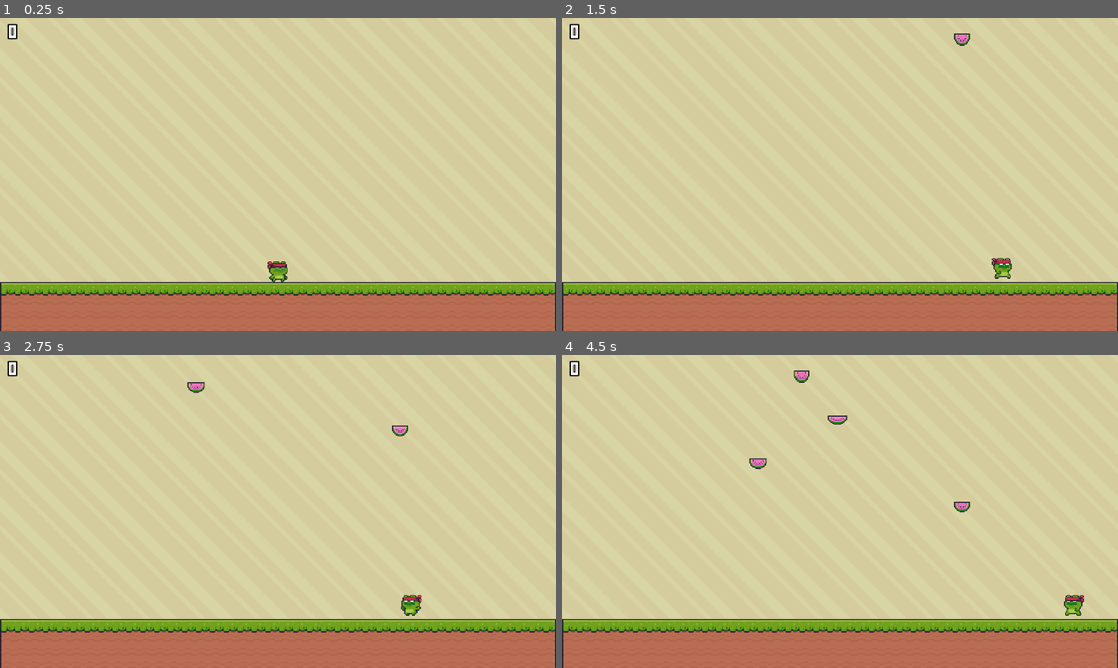
Above: before the commit, frames 1-4 (two rows, left to right).
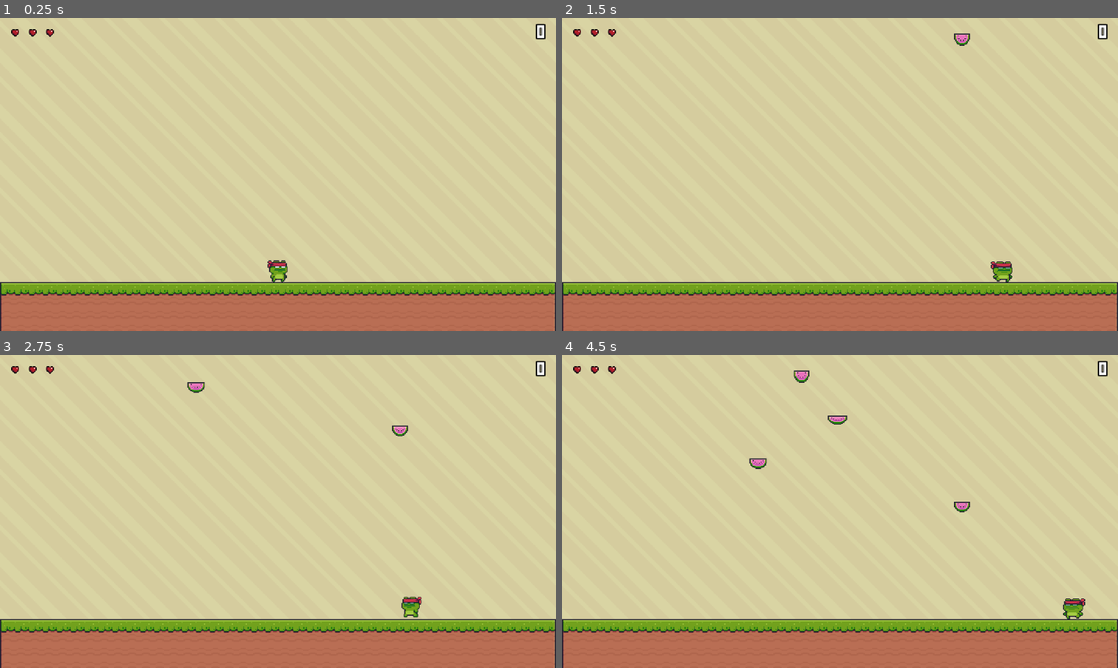
Above: after the commit, the same moments.

Repository: ExyiN/godot-collect-melons
Game: Godot game, scene res://scenes/game.tscn
Two runs of this game, one before a commit and one after it. Both use one fixed random seed, a clock stepped at 60 frames per second and the inputs below.
Inputs:
- Up to frame 1 (0.25 s): no input
- Up to frame 2 (1.5 s): hold D (move_right) from 0.53 s (still down); tap Space (jump) at 0.77 s
- Up to frame 3 (2.75 s): tap Space (jump) at 1.52 s; release D (move_right) at 2.03 s; hold A (move_left) from 2.03 s (still down)
- Up to frame 4 (4.5 s): release A (move_left) at 2.78 s; hold D (move_right) 2.78-4.28 s; tap Space (jump) at 3.02, 3.77 s; hold A (move_left) from 4.28 s (still down)

The runs differ from the first frame. In frame 1, 0.4% of the frame differs, in the area x 1-99%, y 1-84%; in frame 2, 0.5%, in the area x 1-99%, y 1-85%; in frame 3, 0.4%; in frame 4, 0.5%.

Commit message:
Added player health

Diff:
--- a/scenes/game.tscn
+++ b/scenes/game.tscn
@@ -237,4 +237,5 @@
 
 [node name="HUD" parent="." instance=ExtResource("6_p57ef")]
 
+[connection signal="no_health" from="Player" to="." method="_on_player_no_health"]
 [connection signal="timeout" from="SpawnTimer" to="." method="_on_spawn_timer_timeout"]
--- /dev/null
+++ b/scenes/health_component.tscn
@@ -0,0 +1,22 @@
+[gd_scene load_steps=2 format=3 uid="uid://xad1c03idwgi"]
+
+[sub_resource type="GDScript" id="GDScript_qen68"]
+script/source = "extends Node2D
+
+signal zero_health()
+
+@export var MAX_HEALTH: int = 3
+
+var health: int
+
+func _ready() -> void:
+	health = MAX_HEALTH
+
+func take_damage() -> void:
+	health -= 1
+	if health <= 0:
+		zero_health.emit()
+"
+
+[node name="HealthComponent" type="Node2D"]
+script = SubResource("GDScript_qen68")
--- /dev/null
+++ b/scenes/health_container.tscn
@@ -0,0 +1,8 @@
+[gd_scene load_steps=3 format=3 uid="uid://dab2g13e0ltwp"]
+
+[ext_resource type="Script" uid="uid://rvje05rqi513" path="res://scripts/health_container.gd" id="1_o1ign"]
+[ext_resource type="PackedScene" uid="uid://c40mycw6dcyto" path="res://scenes/heart.tscn" id="2_qqaku"]
+
+[node name="HealthContainer" type="HBoxContainer"]
+script = ExtResource("1_o1ign")
+heart_scene = ExtResource("2_qqaku")
--- /dev/null
+++ b/scenes/heart.tscn
@@ -0,0 +1,9 @@
+[gd_scene load_steps=2 format=3 uid="uid://c40mycw6dcyto"]
+
+[ext_resource type="Texture2D" uid="uid://c3vu3ttre71uy" path="res://assets/heart.png" id="1_v30as"]
+
+[node name="Heart" type="TextureRect"]
+offset_right = 16.0
+offset_bottom = 16.0
+texture = ExtResource("1_v30as")
+stretch_mode = 2
--- a/scenes/hud.tscn
+++ b/scenes/hud.tscn
@@ -1,15 +1,27 @@
-[gd_scene load_steps=2 format=3 uid="uid://dtpvdfygtgegh"]
+[gd_scene load_steps=3 format=3 uid="uid://dtpvdfygtgegh"]
 
 [ext_resource type="FontFile" uid="uid://c6jfx8dke3cku" path="res://assets/fonts/Micro5-Regular.ttf" id="1_ahhtf"]
+[ext_resource type="PackedScene" uid="uid://dab2g13e0ltwp" path="res://scenes/health_container.tscn" id="2_oo0fn"]
 
 [node name="HUD" type="CanvasLayer"]
 
 [node name="Score" type="Label" parent="."]
-offset_left = 10.0
-offset_right = 50.0
-offset_bottom = 25.0
+anchors_preset = 1
+anchor_left = 1.0
+anchor_right = 1.0
+offset_left = -50.0
+offset_right = -10.0
+offset_bottom = 33.0
+grow_horizontal = 0
 theme_override_colors/font_outline_color = Color(0, 0, 0, 1)
 theme_override_constants/outline_size = 4
 theme_override_fonts/font = ExtResource("1_ahhtf")
 theme_override_font_sizes/font_size = 32
 text = "0"
+horizontal_alignment = 2
+
+[node name="HealthContainer" parent="." instance=ExtResource("2_oo0fn")]
+offset_left = 10.0
+offset_top = 10.0
+offset_right = 10.0
+offset_bottom = 10.0
--- a/scenes/melon.tscn
+++ b/scenes/melon.tscn
@@ -181,7 +181,7 @@
 [sub_resource type="RectangleShape2D" id="RectangleShape2D_hrpgp"]
 size = Vector2(18, 12)
 
-[node name="Melon" type="Area2D"]
+[node name="Melon" type="Area2D" groups=["melons"]]
 script = ExtResource("1_1xno5")
 
 [node name="AnimatedSprite2D" type="AnimatedSprite2D" parent="."]
--- a/scenes/player.tscn
+++ b/scenes/player.tscn
@@ -1,8 +1,9 @@
-[gd_scene load_steps=36 format=3 uid="uid://c5llwofr8lxss"]
+[gd_scene load_steps=45 format=3 uid="uid://c5llwofr8lxss"]
 
 [ext_resource type="Texture2D" uid="uid://b0e1ib1uylnaq" path="res://assets/ninja_frog/Fall (32x32).png" id="1_dqkch"]
 [ext_resource type="Texture2D" uid="uid://bc7nep83d2n2i" path="res://assets/ninja_frog/Idle (32x32).png" id="1_g2els"]
 [ext_resource type="Script" uid="uid://dc8cknx3ps61y" path="res://scripts/player.gd" id="1_qlg0r"]
+[ext_resource type="Texture2D" uid="uid://d700bkc3gbm2" path="res://assets/ninja_frog/Desappearing (96x96).png" id="2_d2wvv"]
 [ext_resource type="Texture2D" uid="uid://b3ioru1tgtr28" path="res://assets/ninja_frog/Run (32x32).png" id="2_qhqgy"]
 [ext_resource type="Texture2D" uid="uid://vg1meyvvr6i7" path="res://assets/ninja_frog/Jump (32x32).png" id="3_qlg0r"]
 [ext_resource type="Script" uid="uid://buxmds1xegiw2" path="res://scripts/state_machine.gd" id="6_tuyoq"]
@@ -10,6 +11,35 @@
 [ext_resource type="Script" uid="uid://i88epmaf3kl" path="res://scripts/states/run.gd" id="8_smehm"]
 [ext_resource type="Script" uid="uid://dawymgwpnfql4" path="res://scripts/states/jump.gd" id="9_ur7pv"]
 [ext_resource type="Script" uid="uid://bylwhpuvkmsn7" path="res://scripts/states/fall.gd" id="10_y4r1p"]
+[ext_resource type="Script" uid="uid://dp88xwx47njgt" path="res://scripts/states/dead.gd" id="12_3v2ag"]
+
+[sub_resource type="AtlasTexture" id="AtlasTexture_31cv2"]
+atlas = ExtResource("2_d2wvv")
+region = Rect2(0, 0, 96, 96)
+
+[sub_resource type="AtlasTexture" id="AtlasTexture_pf23h"]
+atlas = ExtResource("2_d2wvv")
+region = Rect2(96, 0, 96, 96)
+
+[sub_resource type="AtlasTexture" id="AtlasTexture_dt7fs"]
+atlas = ExtResource("2_d2wvv")
+region = Rect2(192, 0, 96, 96)
+
+[sub_resource type="AtlasTexture" id="AtlasTexture_wqfne"]
+atlas = ExtResource("2_d2wvv")
+region = Rect2(288, 0, 96, 96)
+
+[sub_resource type="AtlasTexture" id="AtlasTexture_wnwbv"]
+atlas = ExtResource("2_d2wvv")
+region = Rect2(384, 0, 96, 96)
+
+[sub_resource type="AtlasTexture" id="AtlasTexture_gl8cc"]
+atlas = ExtResource("2_d2wvv")
+region = Rect2(480, 0, 96, 96)
+
+[sub_resource type="AtlasTexture" id="AtlasTexture_487ah"]
+atlas = ExtResource("2_d2wvv")
+region = Rect2(576, 0, 96, 96)
 
 [sub_resource type="AtlasTexture" id="AtlasTexture_dqkch"]
 atlas = ExtResource("1_g2els")
@@ -105,6 +135,32 @@
 
 [sub_resource type="SpriteFrames" id="SpriteFrames_31cv2"]
 animations = [{
+"frames": [{
+"duration": 1.0,
+"texture": SubResource("AtlasTexture_31cv2")
+}, {
+"duration": 1.0,
+"texture": SubResource("AtlasTexture_pf23h")
+}, {
+"duration": 1.0,
+"texture": SubResource("AtlasTexture_dt7fs")
+}, {
+"duration": 1.0,
+"texture": SubResource("AtlasTexture_wqfne")
+}, {
+"duration": 1.0,
+"texture": SubResource("AtlasTexture_wnwbv")
+}, {
+"duration": 1.0,
+"texture": SubResource("AtlasTexture_gl8cc")
+}, {
+"duration": 1.0,
+"texture": SubResource("AtlasTexture_487ah")
+}],
+"loop": false,
+"name": &"disappear",
+"speed": 20.0
+}, {
 "frames": [{
 "duration": 1.0,
 "texture": ExtResource("1_dqkch")
@@ -149,7 +205,7 @@
 }],
 "loop": true,
 "name": &"idle",
-"speed": 10.0
+"speed": 20.0
 }, {
 "frames": [{
 "duration": 1.0,
@@ -198,18 +254,20 @@
 }],
 "loop": true,
 "name": &"run",
-"speed": 10.0
+"speed": 20.0
 }]
 
 [sub_resource type="RectangleShape2D" id="RectangleShape2D_dqkch"]
 size = Vector2(23, 26)
 
-[node name="Player" type="CharacterBody2D"]
+[node name="Player" type="CharacterBody2D" node_paths=PackedStringArray("dead_state")]
 script = ExtResource("1_qlg0r")
+dead_state = NodePath("StateMachine/dead")
 
 [node name="AnimatedSprite2D" type="AnimatedSprite2D" parent="."]
 sprite_frames = SubResource("SpriteFrames_31cv2")
 animation = &"run"
+frame_progress = 0.192111
 
 [node name="CollisionShape2D" type="CollisionShape2D" parent="."]
 position = Vector2(-0.5, 3)
@@ -243,3 +301,8 @@
 idle_state = NodePath("../idle")
 run_state = NodePath("../run")
 animation_name = "fall"
+
+[node name="dead" type="Node" parent="StateMachine"]
+script = ExtResource("12_3v2ag")
+animation_name = "disappear"
+metadata/_custom_type_script = "uid://c3pi7sslslnnk"
--- a/scripts/game.gd
+++ b/scripts/game.gd
@@ -4,8 +4,14 @@
 
 @onready var melon_spawn_point: PathFollow2D = $MelonPath/MelonSpawnPoint
 @onready var score_label: Label = $HUD/Score
+@onready var health_container: HBoxContainer = $HUD/HealthContainer
+@onready var player: Player = $Player
+@onready var spawn_timer: Timer = $SpawnTimer
 
 var score: int = 0
+
+func _ready() -> void:
+	health_container.add_hearts(player.current_health)
 
 func _unhandled_input(event: InputEvent) -> void:
 	if event.is_action_pressed("reload_scene"):
@@ -22,3 +28,10 @@
 	if is_player:
 		score += 1
 		score_label.text = str(score)
+	else:
+		player.take_damage()
+		health_container.remove_heart()
+
+func _on_player_no_health() -> void:
+	spawn_timer.stop()
+	get_tree().call_group("melons", "queue_free")
--- /dev/null
+++ b/scripts/health_container.gd
@@ -0,0 +1,13 @@
+extends HBoxContainer
+
+@export var heart_scene: PackedScene
+
+func add_hearts(number: int) -> void:
+	for index: int in range(number):
+		var heart: TextureRect = heart_scene.instantiate()
+		add_child(heart)
+
+func remove_heart() -> void:
+	var child: TextureRect = get_child(0)
+	if child:
+		child.queue_free()
--- a/scripts/player.gd
+++ b/scripts/player.gd
@@ -1,17 +1,30 @@
 class_name Player
 extends CharacterBody2D
+
+signal no_health()
+
+@export var MAX_HEALTH: int = 3
+@export var dead_state: State
 
 @onready var animations: AnimatedSprite2D = $AnimatedSprite2D
 @onready var state_machine: StateMachine = $StateMachine
 
 var speed: float = 200.0
 var last_direction: float = 1.0
+var current_health: int
 
 func _ready() -> void:
 	state_machine.init(self)
+	current_health = MAX_HEALTH
 
 func _unhandled_input(event: InputEvent) -> void:
 	state_machine.process_input(event)
 
 func _physics_process(delta: float) -> void:
 	state_machine.process_physics(delta)
+
+func take_damage() -> void:
+	current_health -= 1
+	if current_health <= 0:
+		no_health.emit()
+		state_machine.change_state(dead_state)
--- /dev/null
+++ b/scripts/states/dead.gd
@@ -0,0 +1,6 @@
+extends State
+
+func enter() -> void:
+	super()
+	await parent.animations.animation_finished
+	parent.hide()
Binary file added: assets/heart.png
Not shown, added: assets/heart.png.import
Binary file added: assets/ninja_frog/Desappearing (96x96).png
Not shown, added: assets/ninja_frog/Desappearing (96x96).png.import
Not shown, added: scripts/health_container.gd.uid
Not shown, added: scripts/states/dead.gd.uid
